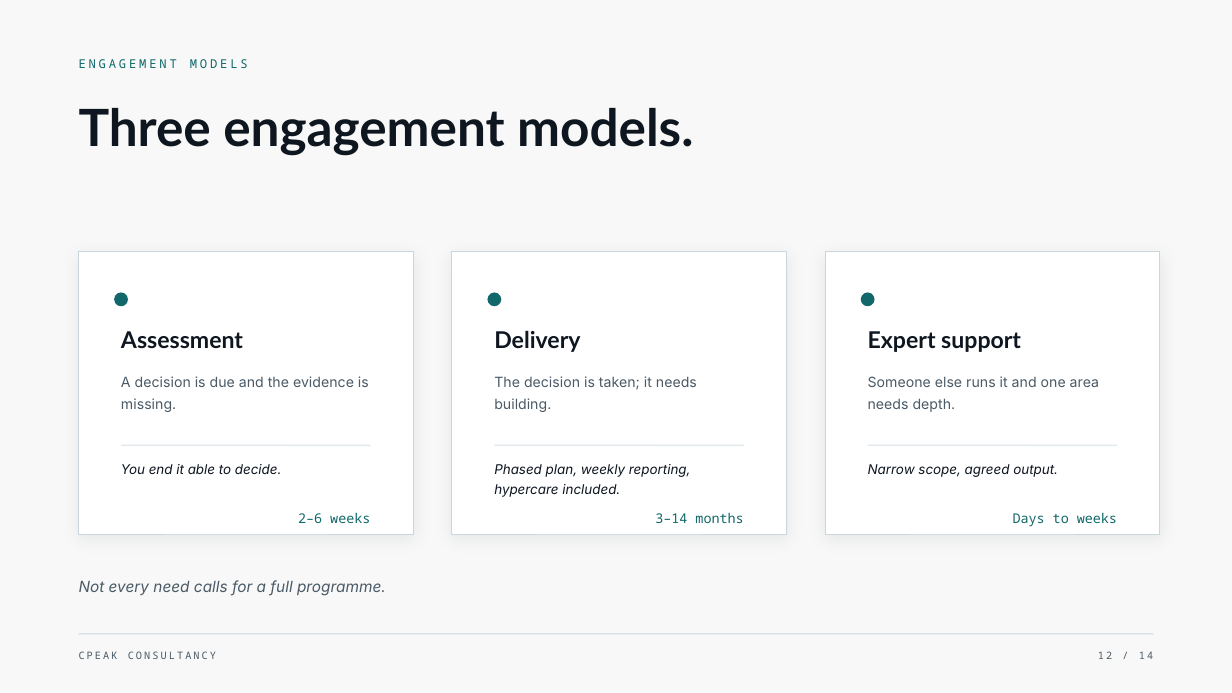
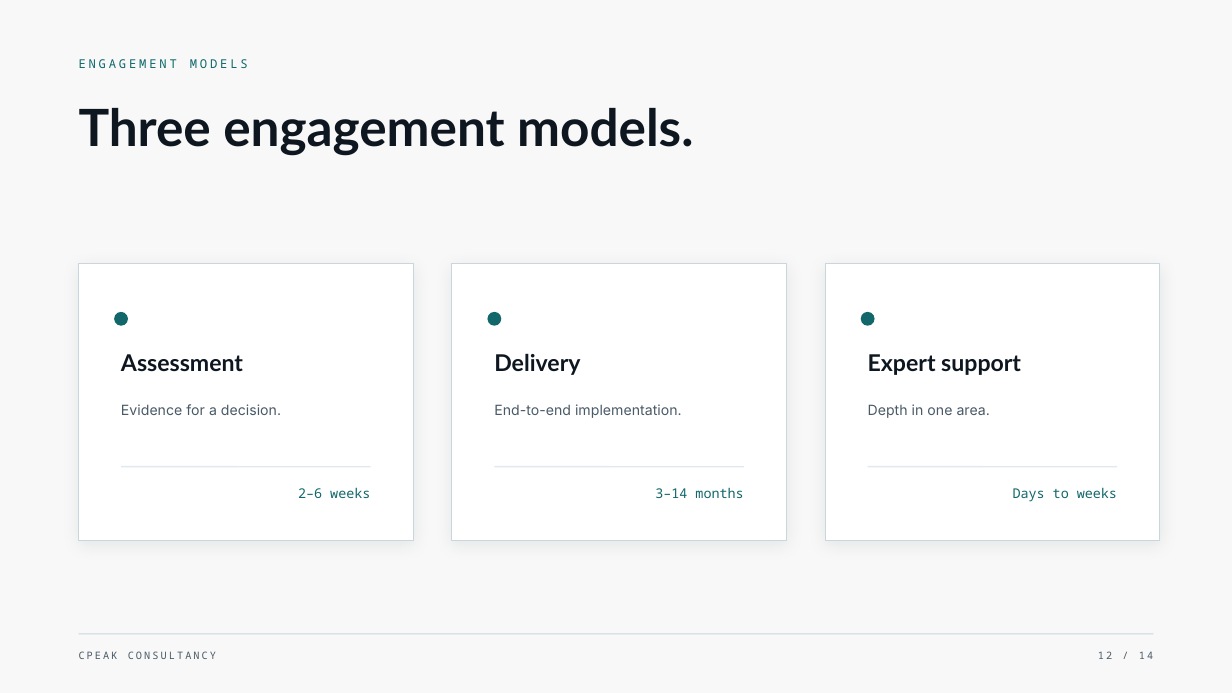
Before and after one commit to narinygt/Default, a slide deck: slide 12 of presentation/CPeak-Consultancy-Corporate-Presentation-EN.pptx. Drawn at 1232x693 pixels with LibreOffice and Linux fonts; fonts in the diff are those of the drawing. Boxes give left, top, right and bottom in pixels: in the first picture for what was removed or moved away, otherwise in the second. Text is boxed around its words. In the diff, an @@ line names an element or a change of style, - is before the commit and + after.

```diff
--- a/presentation/CPeak-Consultancy-Corporate-Presentation-EN.pptx
+++ b/presentation/CPeak-Consultancy-Corporate-Presentation-EN.pptx
@@ rectangle: place and size @@
-rectangle at box(79, 251, 413, 534)
+rectangle at box(79, 263, 413, 541)
@@ rectangle: place and size @@
-rectangle at box(452, 251, 787, 534)
+rectangle at box(452, 263, 787, 541)
@@ rectangle: place and size @@
-rectangle at box(825, 251, 1160, 534)
+rectangle at box(825, 263, 1160, 541)
@@ 3 texts: place and size @@
-3 texts at box(121, 330, 1021, 352)
+3 texts at box(121, 353, 1021, 375)
@@ text removed at box(494, 376, 697, 412) @@
-The decision is taken; it needs building.
@@ text at box(121, 404, 281, 415): text changed @@
-A decision is due and the evidence is missing.
+Evidence for a decision.
@@ text added at box(494, 404, 682, 418), 11 pt, text #4A5A67 @@
+End-to-end implementation.
@@ text at box(868, 404, 990, 418): text changed @@
-Someone else runs it and one area needs depth.
+Depth in one area.
@@ text removed at box(121, 464, 282, 474) @@
-You end it able to decide.
@@ text removed at box(494, 464, 691, 497) @@
-Phased plan, weekly reporting, hypercare included.
@@ 3 ellipses, 3 lines: place and size @@
-3 ellipses, 3 lines at box(115, 293, 1117, 445)
+3 ellipses, 3 lines at box(115, 312, 1117, 467)
@@ text removed at box(868, 464, 1058, 477) @@
-Narrow scope, agreed output.
@@ 3 texts: place and size @@
-3 texts at box(298, 512, 1117, 527)
+3 texts at box(298, 487, 1117, 502)
@@ text removed at box(79, 580, 386, 596) @@
-Not every need calls for a full programme.
```
Also in this commit, not shown: 13 other slides changed, 3 other files.
